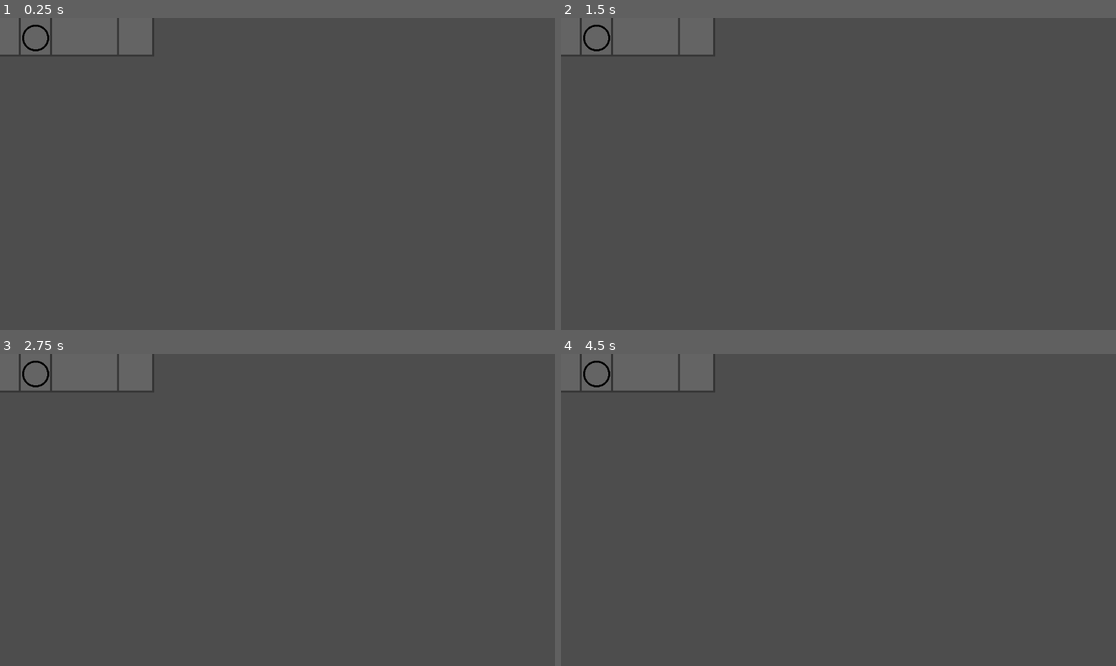
Above: before the commit, frames 1-4 (two rows, left to right).
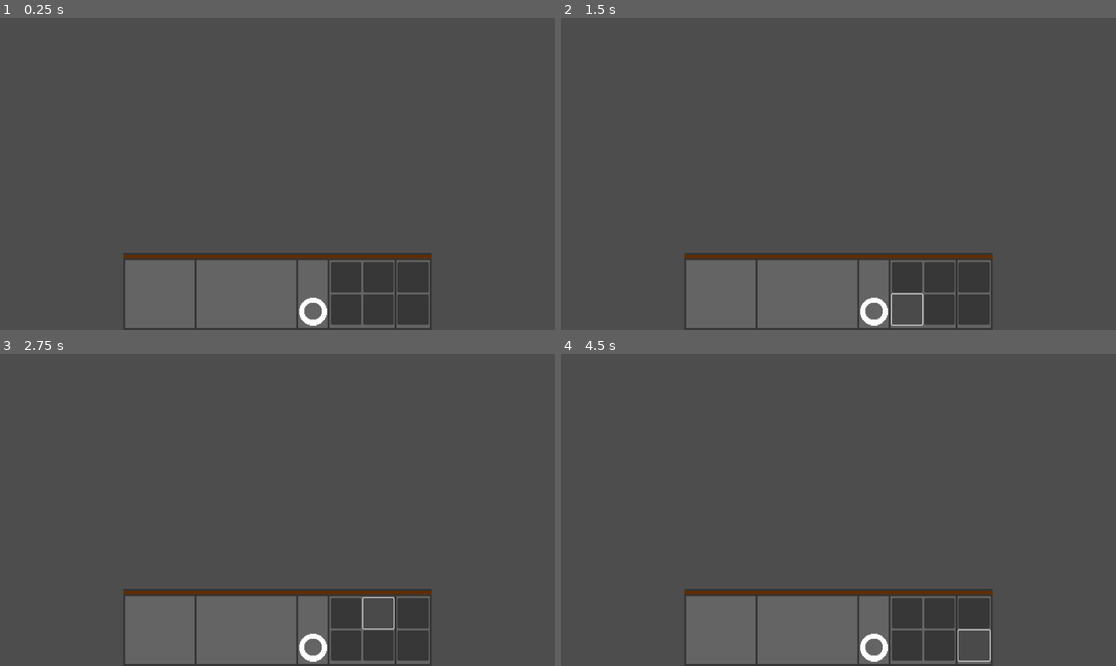
Above: after the commit, the same moments.

Repository: SammyCadian/wizards-who-hate-lizards
Game: Godot game, scene res://Scenes/UI/battle_ui.tscn
The game is run twice, just before and just after one commit, with the same random seed, the same clock (stepped at 60 frames per second) and the same inputs. The project has no main scene, so this scene is started directly.
Inputs (mouse positions are in pixels of both pictures, inside the frame that each line leads up to):
- Up to frame 1 (0.25 s): no input
- Up to frame 2 (1.5 s): click (905, 276) at 0.52 s; click (905, 308) at 1.27 s
- Up to frame 3 (2.75 s): click (377, 612) at 2.02 s
- Up to frame 4 (4.5 s): click (938, 644) at 2.77 s; click (971, 612) at 3.52 s; click (971, 644) at 4.27 s

The runs differ from the first frame. In frame 1, 1.0% of the frame differs, in the area x 4-78%, y 2-99%; in frame 2, 1.1%; in frame 3, 1.1%; in frame 4, 1.1%.
Error after the commit: Invalid assignment of property or key 'wait_time' with value of type 'int' on a base object of type 'null instance'. (res://Scenes/UI/battle_ui.gd:9)

Commit message:
Resource Timer now gradually adds more points
as described

Diff:
--- /dev/null
+++ b/Scenes/UI/battle_ui.gd
@@ -0,0 +1,22 @@
+extends Control
+
+@export var incomeTime = 5
+
+var magicPoints
+
+# Called when the node enters the scene tree for the first time.
+func _ready() -> void:
+	$ResourceTimer.wait_time = incomeTime/100
+	pass # Replace with function body.
+
+# Called every frame. 'delta' is the elapsed time since the previous frame.
+func _process(delta: float) -> void:
+	pass
+
+func _on_income_timer_timeout() -> void:
+	if($IncomeVisual.value == 100):
+		$IncomeVisual.value = 0
+		magicPoints += 1
+
+	$IncomeVisual.value += 1
+	pass # Replace with function body.
--- a/Scenes/UI/battle_ui.tscn
+++ b/Scenes/UI/battle_ui.tscn
@@ -1,6 +1,9 @@
-[gd_scene load_steps=2 format=3 uid="uid://cpy73rsjkhjof"]
+[gd_scene load_steps=5 format=3 uid="uid://cpy73rsjkhjof"]
 
-[ext_resource type="Texture2D" uid="uid://cngh1yax0t6w6" path="res://Sprites/UI/BattleUIBase.png" id="1_nr6fe"]
+[ext_resource type="Texture2D" uid="uid://cngh1yax0t6w6" path="res://Sprites/UI/BattleUIBase.png" id="1_4jryg"]
+[ext_resource type="Script" path="res://Scenes/UI/battle_ui.gd" id="1_on61b"]
+[ext_resource type="Texture2D" uid="uid://buturd74io4mv" path="res://Sprites/UI/ResourceProgress1.png" id="3_flsy5"]
+[ext_resource type="Texture2D" uid="uid://nhalmskqhddv" path="res://Sprites/UI/ResourceProgress2.png" id="4_5yivv"]
 
 [node name="BattleUI" type="Control"]
 layout_mode = 3
@@ -9,14 +12,77 @@
 anchor_bottom = 1.0
 grow_horizontal = 2
 grow_vertical = 2
+script = ExtResource("1_on61b")
 
 [node name="Sprite2D" type="Sprite2D" parent="."]
-texture = ExtResource("1_nr6fe")
+position = Vector2(576, 568)
+texture = ExtResource("1_4jryg")
 
-[node name="HBoxContainer" type="HBoxContainer" parent="."]
+[node name="Units" type="HBoxContainer" parent="."]
 layout_mode = 0
-offset_left = 111.0
-offset_top = -62.0
-offset_right = 241.0
-offset_bottom = 73.0
-metadata/_edit_group_ = true
+offset_left = 687.0
+offset_top = 507.0
+offset_right = 817.0
+offset_bottom = 637.0
+size_flags_horizontal = 4
+size_flags_vertical = 8
+metadata/_edit_use_anchors_ = true
+
+[node name="VBoxContainer" type="VBoxContainer" parent="Units"]
+layout_mode = 2
+size_flags_horizontal = 3
+
+[node name="UnitOne" type="Button" parent="Units/VBoxContainer"]
+layout_mode = 2
+size_flags_vertical = 3
+
+[node name="UnitTwo" type="Button" parent="Units/VBoxContainer"]
+layout_mode = 2
+size_flags_vertical = 3
+
+[node name="VBoxContainer2" type="VBoxContainer" parent="Units"]
+layout_mode = 2
+size_flags_horizontal = 3
+
+[node name="UnitThree" type="Button" parent="Units/VBoxContainer2"]
+layout_mode = 2
+size_flags_vertical = 3
+
+[node name="UnitFour" type="Button" parent="Units/VBoxContainer2"]
+layout_mode = 2
+size_flags_vertical = 3
+
+[node name="Abilities" type="VBoxContainer" parent="."]
+layout_mode = 2
+offset_left = 825.0
+offset_top = 507.0
+offset_right = 890.0
+offset_bottom = 637.0
+size_flags_horizontal = 3
+
+[node name="Button" type="Button" parent="Abilities"]
+layout_mode = 2
+size_flags_vertical = 3
+
+[node name="Button2" type="Button" parent="Abilities"]
+layout_mode = 2
+size_flags_vertical = 3
+
+[node name="IncomeTimer" type="Timer" parent="."]
+
+[node name="IncomeVisual" type="TextureProgressBar" parent="."]
+layout_mode = 1
+anchors_preset = -1
+anchor_right = 0.035
+anchor_bottom = 0.062
+offset_left = 621.0
+offset_top = 581.0
+offset_right = 644.68
+offset_bottom = 604.824
+scale = Vector2(0.9, 0.9)
+value = 100.0
+fill_mode = 4
+texture_under = ExtResource("3_flsy5")
+texture_progress = ExtResource("4_5yivv")
+
+[connection signal="timeout" from="IncomeTimer" to="." method="_on_income_timer_timeout"]
Binary file added: Sprites/UI/ResourceProgress1.png
Not shown, added: Sprites/UI/ResourceProgress1.png.import
Binary file added: Sprites/UI/ResourceProgress2.png
Not shown, added: Sprites/UI/ResourceProgress2.png.import
